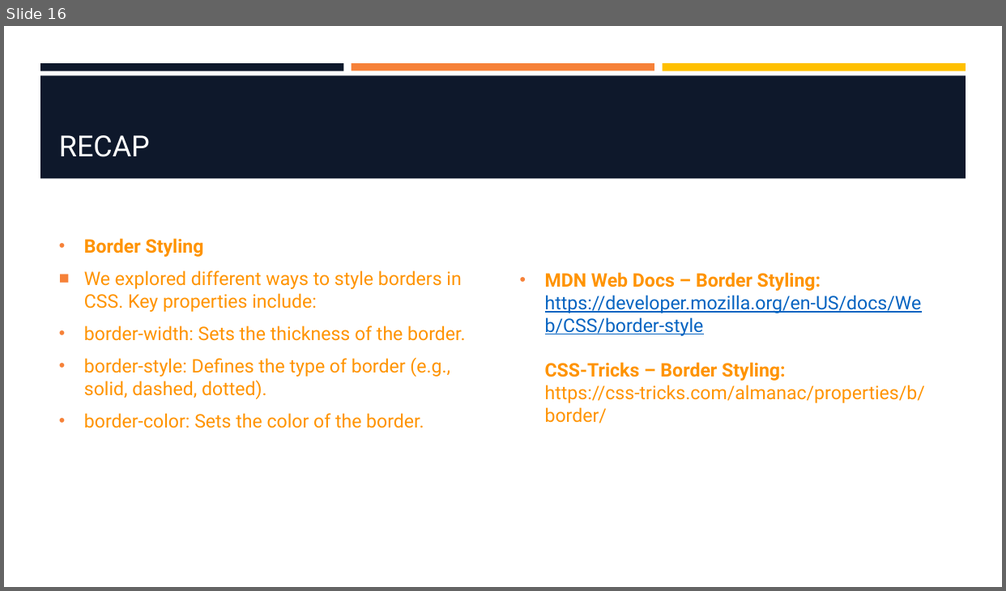
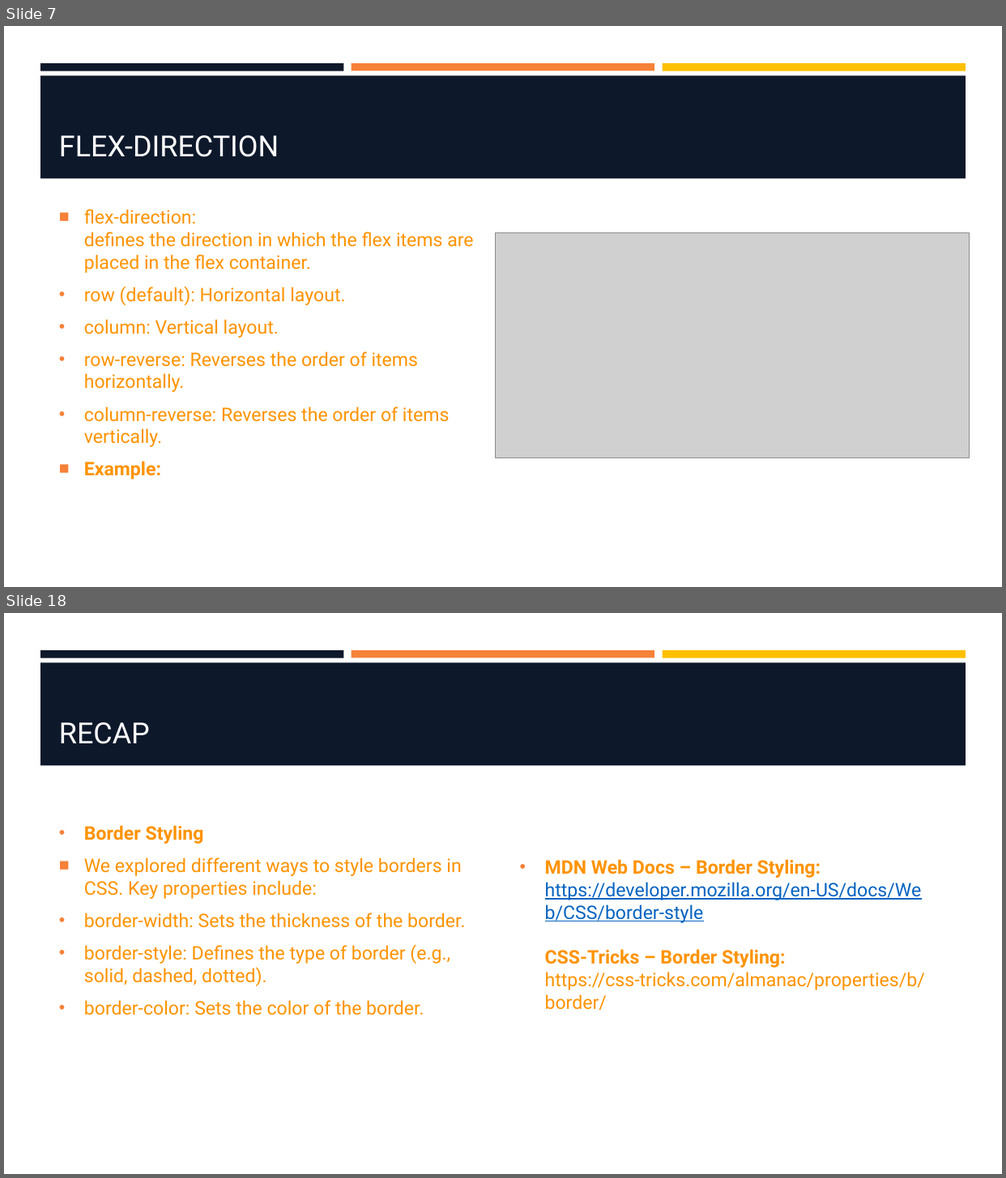
Before and after one commit to hawkeye1900/SBC-Sept24, a slide deck: week-2/W2-S3-FlexBox/W2-S3-FlexBox.pptx. Shown one above the other, each under a label of ours: slide 16 before the commit, slides 7 and 18 after it; the slides between them are not shown. The pictures are 1006x591 and 1006x1178 pixels, drawn with LibreOffice and Linux fonts; fonts in the diff are those of the drawing; grey boxes stand for pictures; background and template pictures are left out. Boxes give left, top, right and bottom in pixels: in the first picture for what was removed or moved away, otherwise in the second. Text is boxed around its words. In the diff, an @@ line names an element or a change of style, - is before the commit and + after.

Commit message:
Added examples and presentation to W2, S3

```diff
--- a/week-2/W2-S3-FlexBox/W2-S3-FlexBox.pptx
+++ b/week-2/W2-S3-FlexBox/W2-S3-FlexBox.pptx
@@ slide 7 added at (4, 26, 1002, 587), background #FFFFFF; not listed: 4 template elements that a slide beside it also shows @@
@@ title added at (59, 135, 279, 157), 28 pt, text #FFFFFF @@
+FLEX-DIRECTION
@@ text added at (84, 209, 473, 480), 18 pt, text #FF9300 @@
+■ flex-direction:
+  defines the direction in which the flex items are placed in the flex container.
+• row (default): Horizontal layout.
+• column: Vertical layout.
+• row-reverse: Reverses the order of items horizontally.
+• column-reverse: Reverses the order of items vertically.
+■ Example:
@@ picture added at (496, 233, 970, 459) @@
@@ what was slide 16 is now slide 18 @@
```
Also in this commit, not shown: 4 slides changed, 12 other slides added, 11 slides removed, 2 other files.
